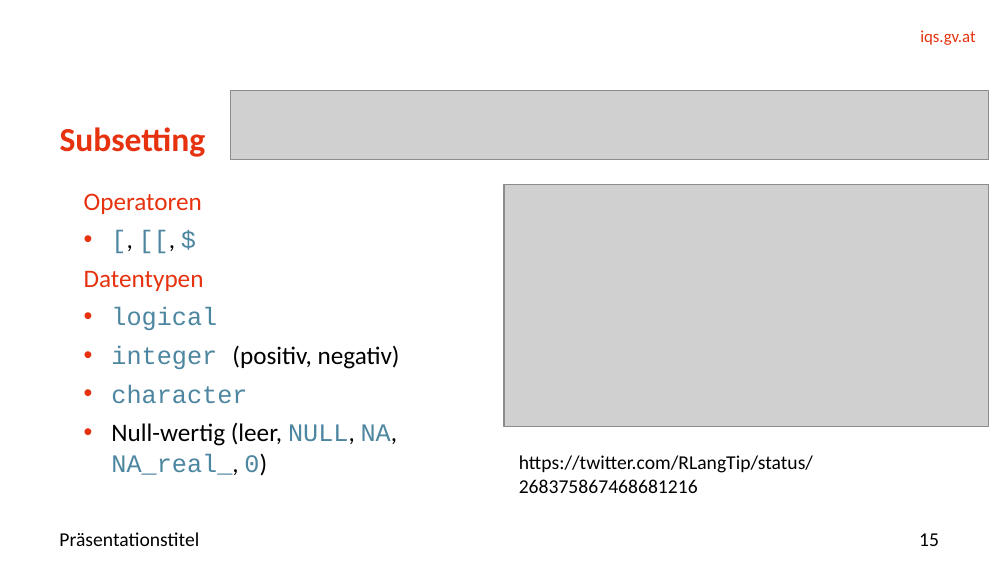
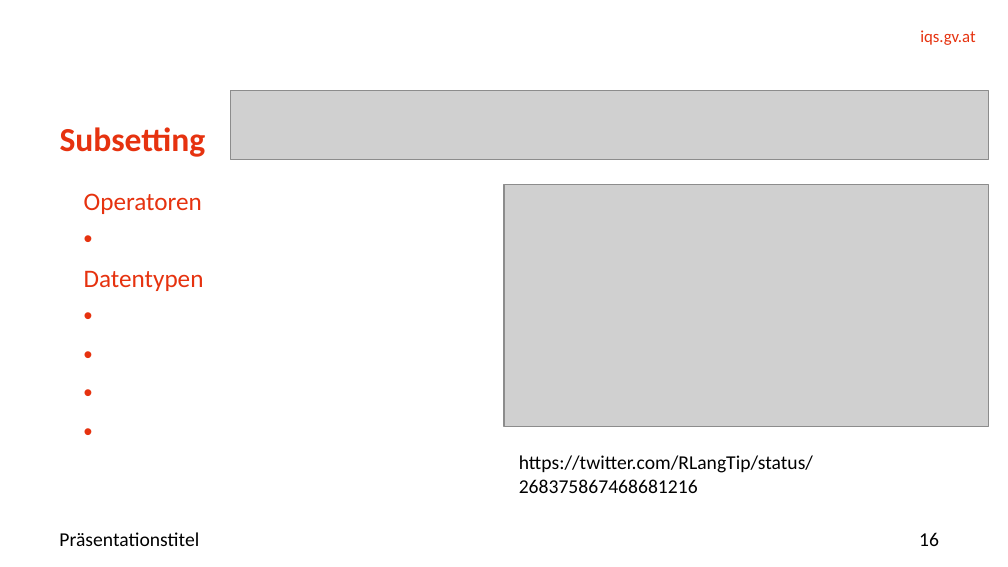
Before and after one commit to thkiefer/WS5_Advanced-R, a slide deck: slide 16 of Folien/WS5_Advanced-R.pptx (slide 15 before the commit). Drawn at 1008x567 pixels with LibreOffice and Linux fonts; fonts in the diff are those of the drawing; grey boxes stand for pictures; background and template pictures are left out. Boxes give left, top, right and bottom in pixels: in the first picture for what was removed or moved away, otherwise in the second. Text is boxed around its words. In the diff, an @@ line names an element or a change of style, - is before the commit and + after.

```diff
--- a/Folien/WS5_Advanced-R.pptx
+++ b/Folien/WS5_Advanced-R.pptx
@@ text at (x1=84, y1=193, x2=204, y2=291): paragraph removed @@
-• [, [[, $
@@ text at (x1=111, y1=307, x2=400, y2=476): paragraphs removed @@
-• logical
-• integer (positiv, negativ)
-• character
-• Null-wertig (leer, NULL, NA, NA_real_, 0)
@@ page number at (x1=919, y1=532, x2=939, y2=546): text changed @@
-15
+16
```
Also in this commit, not shown: 3 other slides changed, 1 slide added.
